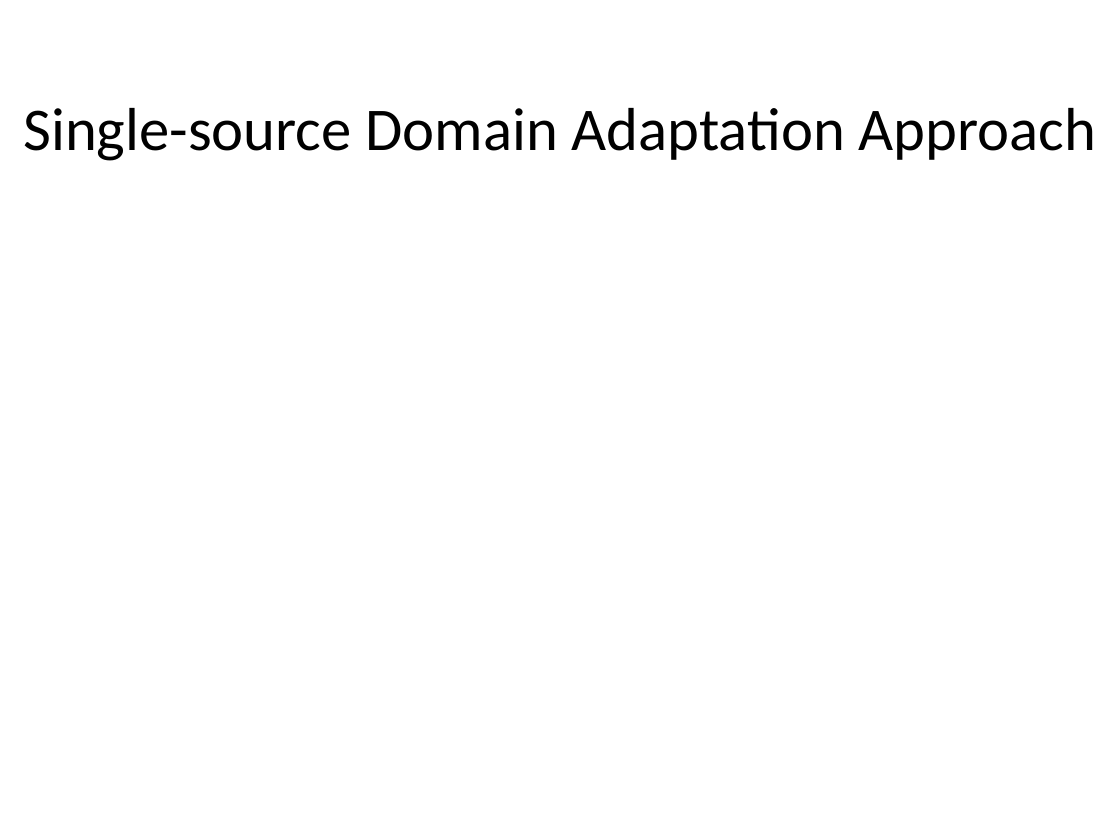
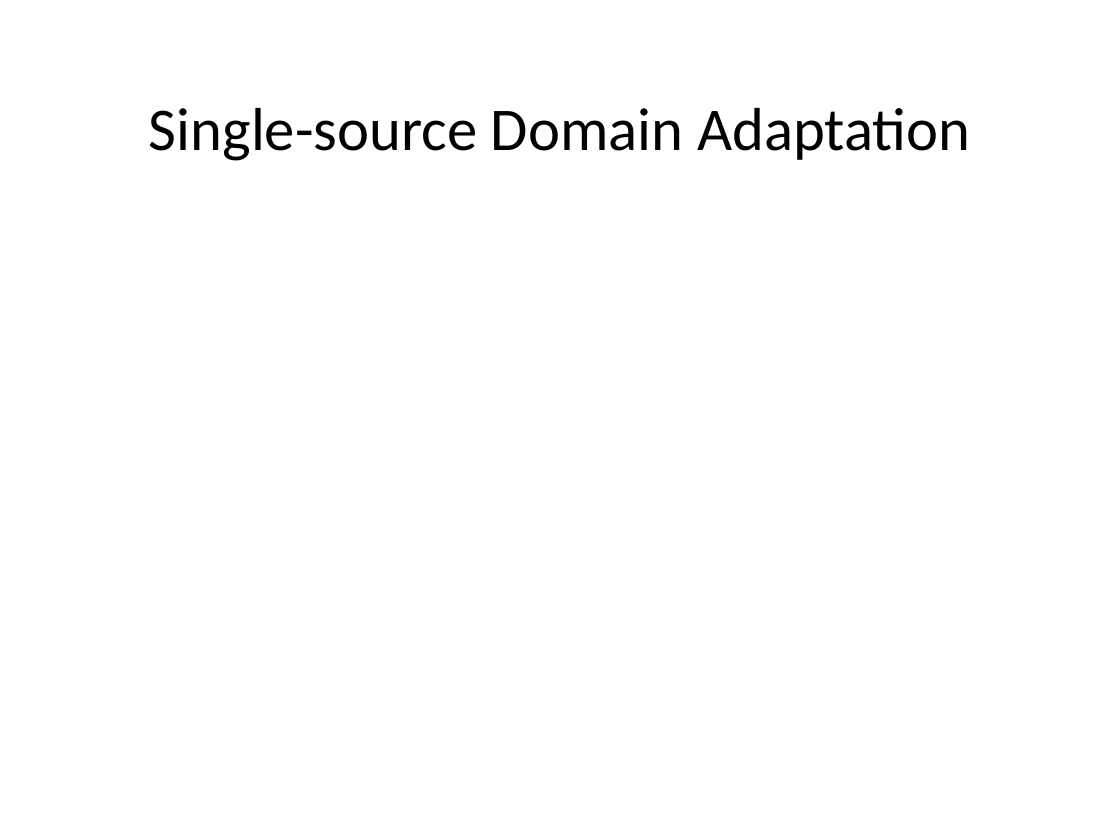
Before and after one commit to Oleksandra28/grad_forum, a slide deck: slide 26 of grad-presentation-sopova 2.pptx (slide 23 before the commit). Drawn at 1120x840 pixels with LibreOffice and Linux fonts; fonts in the diff are those of the drawing; background and template pictures are left out. Boxes give left, top, right and bottom in pixels: in the first picture for what was removed or moved away, otherwise in the second. Text is boxed around its words. In the diff, an @@ line names an element or a change of style, - is before the commit and + after.

```diff
--- a/grad-presentation-sopova 2.pptx
+++ b/grad-presentation-sopova 2.pptx
@@ title at [149, 108, 970, 161]: text changed @@
-Single-source Domain Adaptation Approach
+Single-source Domain Adaptation
```
Also in this commit, not shown: 5 other slides changed, 7 slides added, 2 slides removed, 3 other files.
